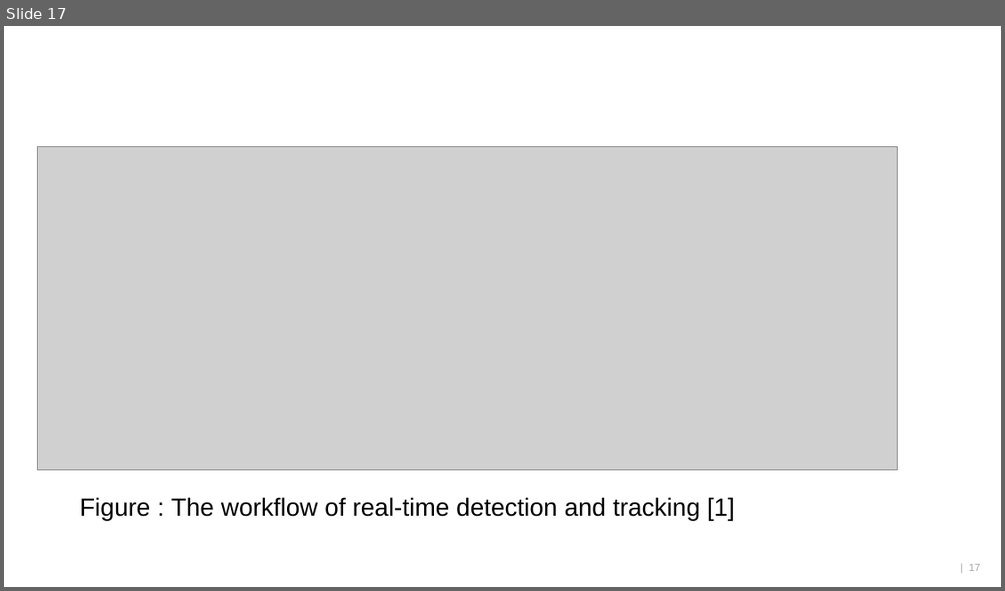
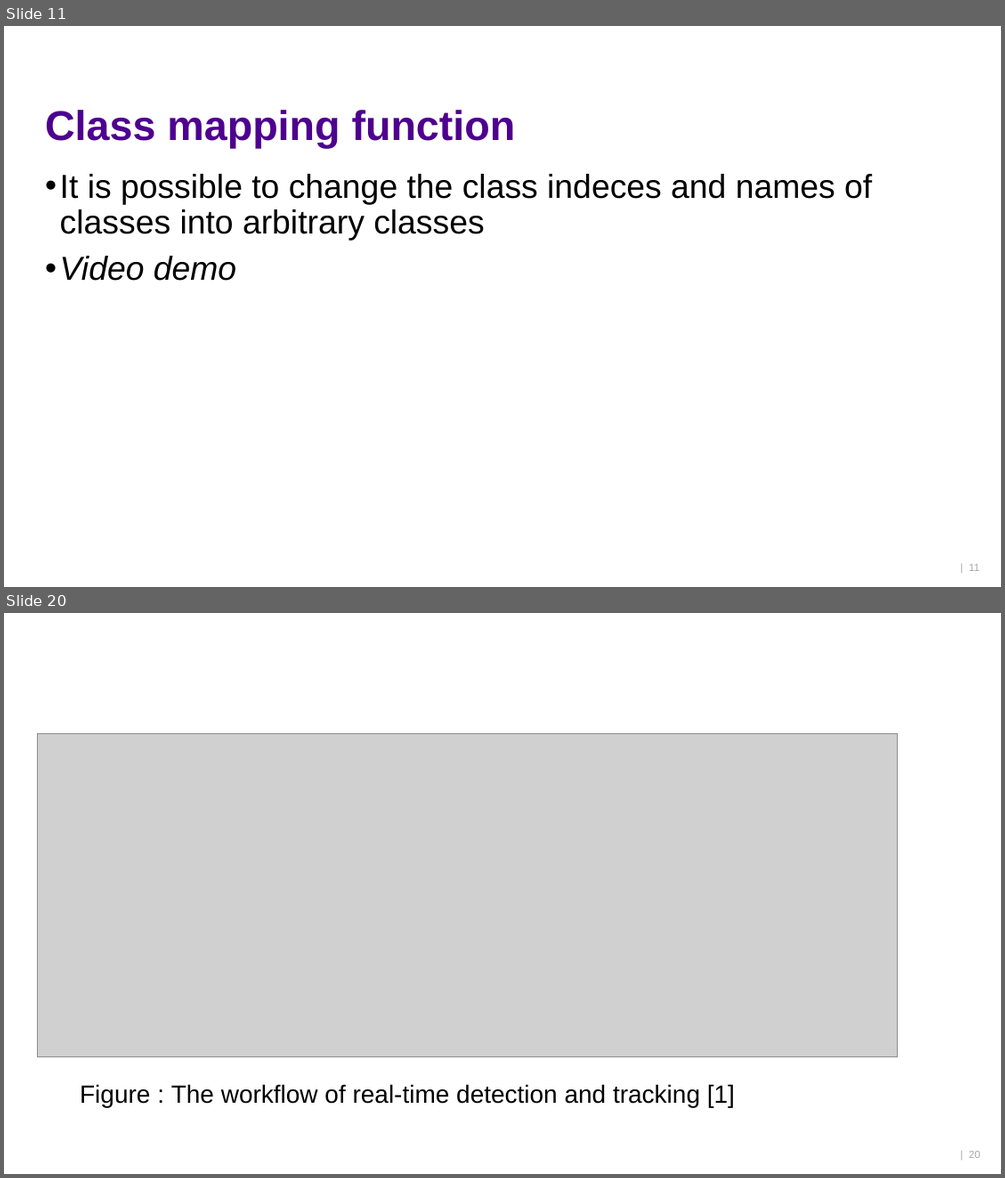
Before and after one commit to ktlhtn/AutoSTAnnot, a slide deck: Power point files/Final presentation.pptx. Shown one above the other, each under a label of ours: slide 17 before the commit, slides 11 and 20 after it; the slides between them are not shown. The pictures are 1005x591 and 1005x1178 pixels, drawn with LibreOffice and Linux fonts; fonts in the diff are those of the drawing; grey boxes stand for pictures; background and template pictures are left out. Boxes give left, top, right and bottom in pixels: in the first picture for what was removed or moved away, otherwise in the second. Text is boxed around its words. In the diff, an @@ line names an element or a change of style, - is before the commit and + after.

```diff
--- a/Power point files/Final presentation.pptx
+++ b/Power point files/Final presentation.pptx
@@ slide 11 added at <box>4,26,1001,587</box>, background #FFFFFF @@
@@ title added at <box>45,110,516,148</box>, 40 pt, text #4E008E, bold @@
+Class mapping function
@@ text added at <box>60,174,872,281</box>, 32 pt, text #000000 @@
+• It is possible to change the class indeces and names of classes into arbitrary classes
+• Video demo
@@ page number added at <box>969,564,979,571</box>, 10 pt, text #A6A6A6 @@
+| 11
@@ what was slide 17 is now slide 20 @@
@@ page number at <box>969,1151,980,1158</box>: text changed @@
-| 17
+| 20
```
Also in this commit, not shown: 1 slide changed, 9 other slides added, 7 slides removed.
